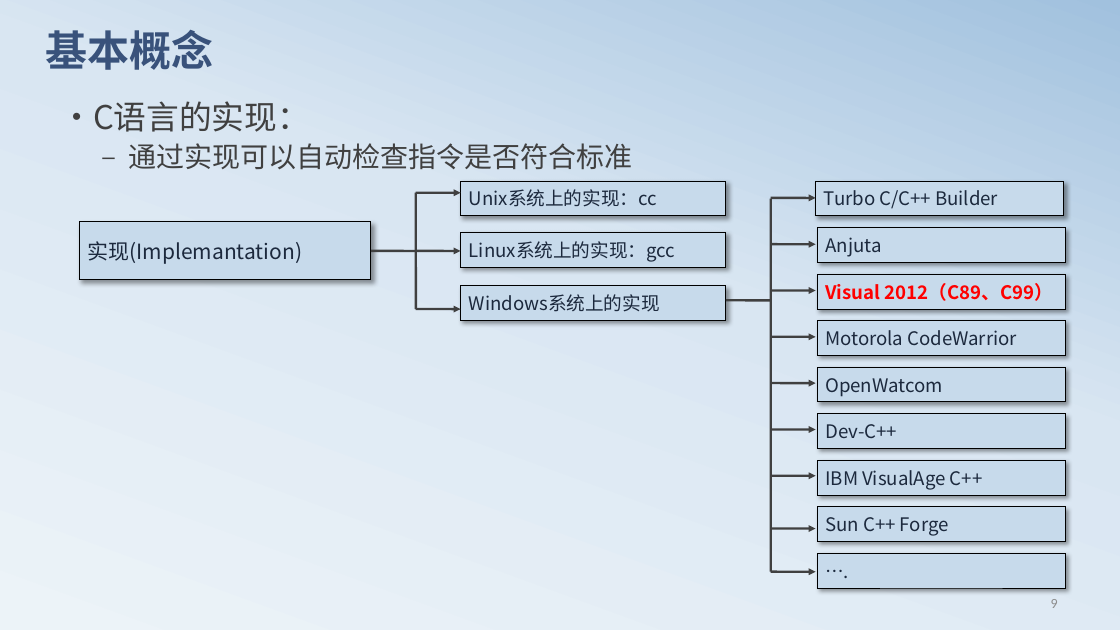
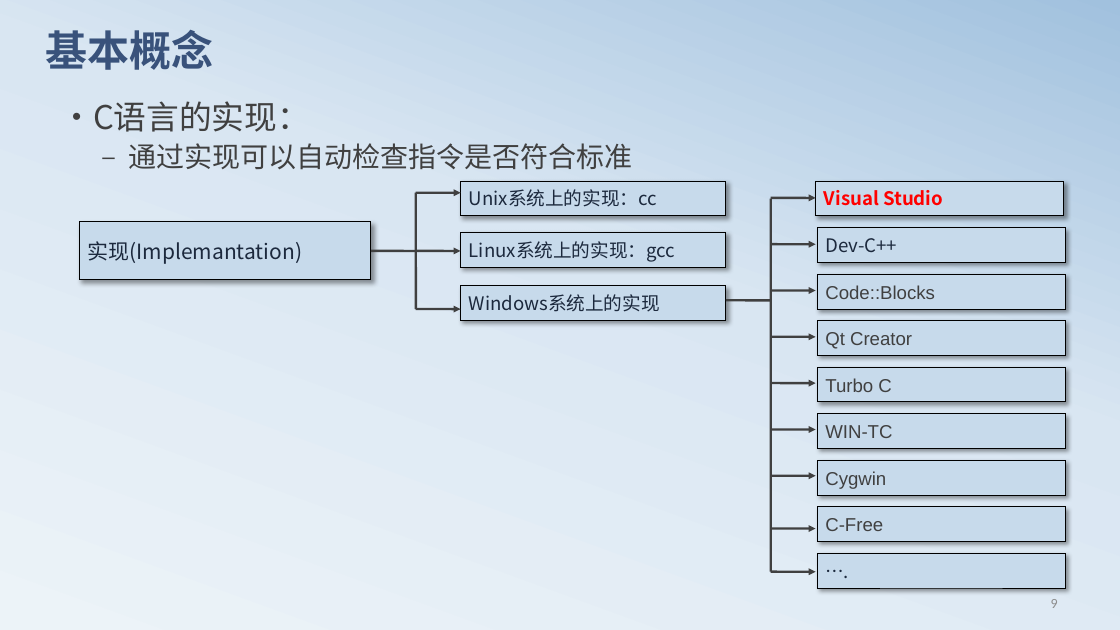
Before and after one commit to edu2act/course-C, a slide deck: slide 10 of materials/slides/chapt01.pptx. Drawn at 1120x630 pixels with LibreOffice and Linux fonts; fonts in the diff are those of the drawing. Boxes give left, top, right and bottom in pixels: in the first picture for what was removed or moved away, otherwise in the second. Text is boxed around its words. In the diff, an @@ line names an element or a change of style, - is before the commit and + after.

```diff
--- a/materials/slides/chapt01.pptx
+++ b/materials/slides/chapt01.pptx
@@ text in rectangle at (x1=824, y1=190, x2=943, y2=206): text changed; text colour #1C293E to #FF0000; bold on @@
-Turbo C/C++ Builder
+Visual Studio
@@ text in rectangle at (x1=825, y1=238, x2=897, y2=252): text changed @@
-Anjuta
+Dev-C++
@@ text in rectangle at (x1=825, y1=285, x2=935, y2=299): text changed; font Noto Sans CJK SC to Arial; text colour #FF0000 to #404040; bold off @@
-Visual 2012（C89、C99）
+Code::Blocks
@@ text in rectangle at (x1=825, y1=332, x2=912, y2=349): text changed; font Noto Sans CJK SC to Arial; text colour #1C293E to #404040 @@
-Motorola CodeWarrior
+Qt Creator
@@ text in rectangle at (x1=825, y1=378, x2=891, y2=392): text changed; font Noto Sans CJK SC to Arial; text colour #1C293E to #404040 @@
-OpenWatcom
+Turbo C
@@ text in rectangle at (x1=825, y1=425, x2=892, y2=438): text changed; font Noto Sans CJK SC to Arial; text colour #1C293E to #404040 @@
-Dev-C++
+WIN-TC
@@ text in rectangle at (x1=825, y1=471, x2=886, y2=489): text changed; font Noto Sans CJK SC to Arial; text colour #1C293E to #404040 @@
-IBM VisualAge C++
+Cygwin
@@ text in rectangle at (x1=825, y1=518, x2=883, y2=531): text changed; font Noto Sans CJK SC to Arial; text colour #1C293E to #404040 @@
-Sun C++ Forge
+C-Free
```
Also in this commit, not shown: 2 other slides changed, 5 other files.
